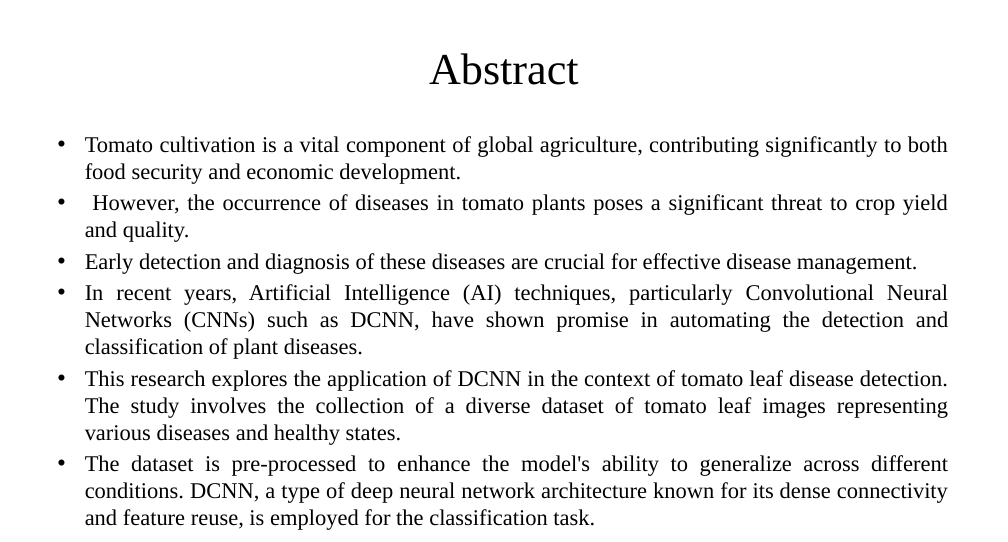
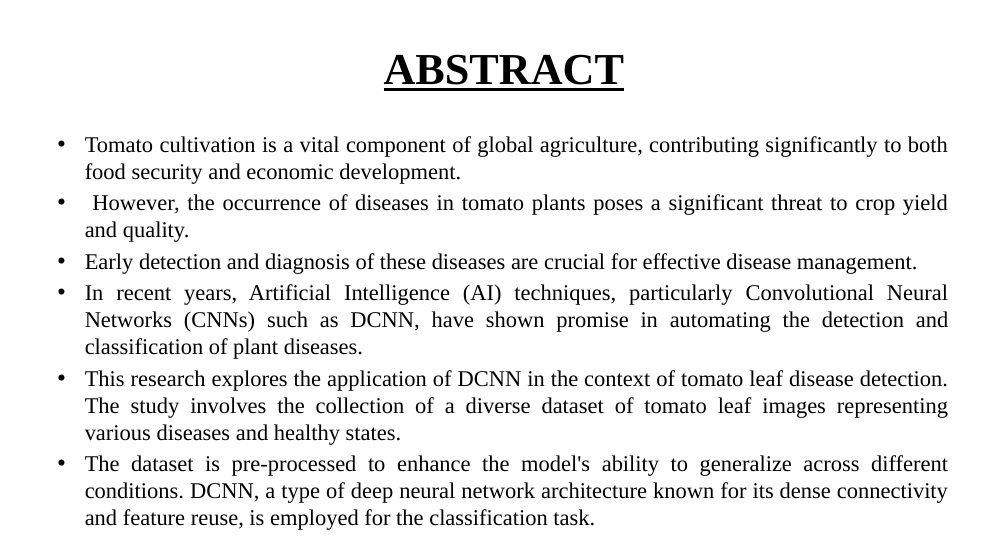
Before and after one commit to kalees64/AI-BASED-LEAF-DISEASE-IDENTIFICATION-AND-CLASSIFICATION-SYSTEM-USING-DEEP-LEARNING, a slide deck: slide 3 of report/Final Ppt-Leaf disease.pptx. Drawn at 1008x542 pixels with LibreOffice and Linux fonts; fonts in the diff are those of the drawing. Boxes give left, top, right and bottom in pixels: in the first picture for what was removed or moved away, otherwise in the second. Text is boxed around its words. In the diff, an @@ line names an element or a change of style, - is before the commit and + after.

```diff
--- a/report/Final Ppt-Leaf disease.pptx
+++ b/report/Final Ppt-Leaf disease.pptx
@@ title at [384,54,625,91]: text changed; bold on @@
-Abstract
+ABSTRACT
```
Also in this commit, not shown: 32 other slides changed, 6 other files.
